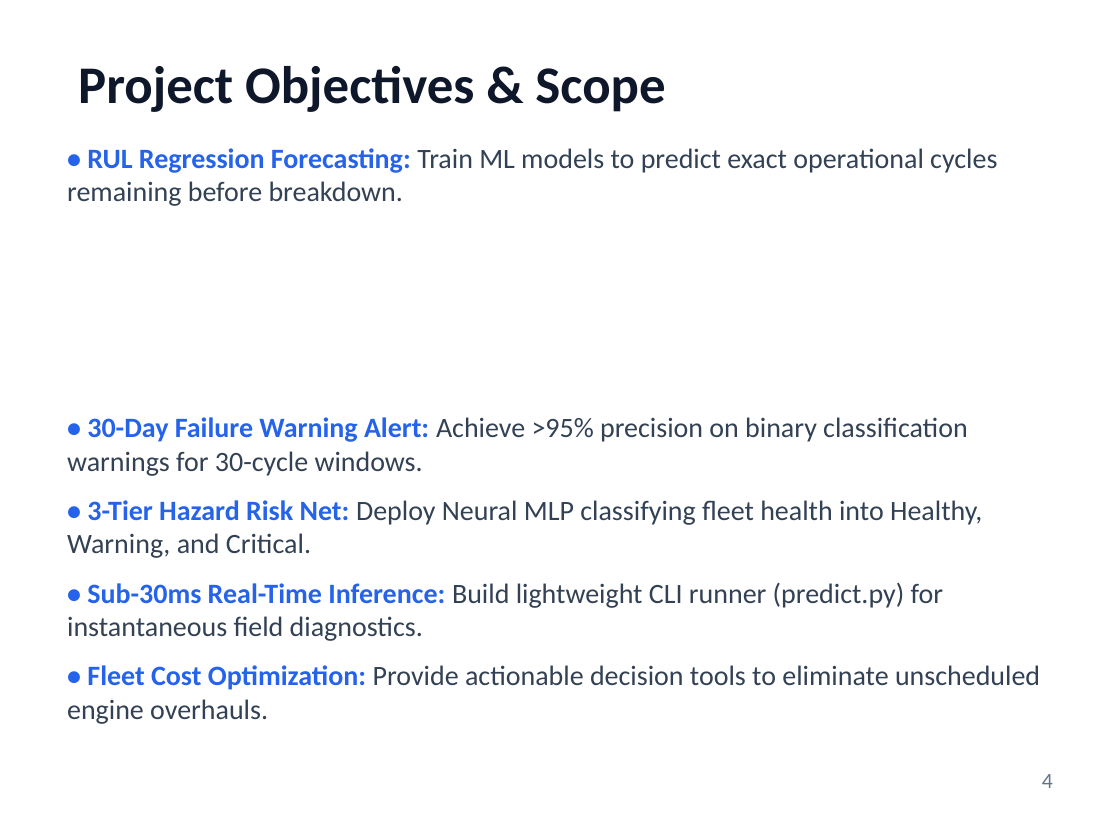
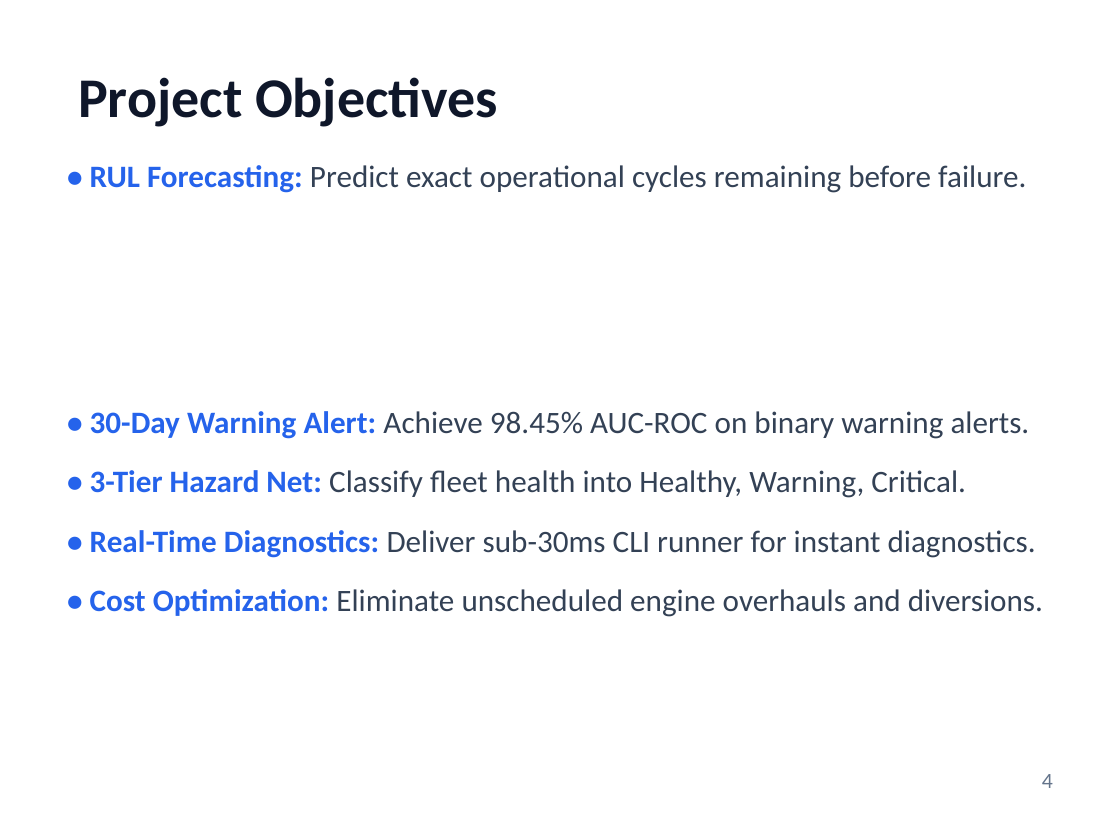
Before and after one commit to PiyushTiwari2051/Predictive-Master, a slide deck: slide 4 of Internship Presentation PPTs Template Final.pptx. Drawn at 1120x840 pixels with LibreOffice and Linux fonts; fonts in the diff are those of the drawing. Boxes give left, top, right and bottom in pixels: in the first picture for what was removed or moved away, otherwise in the second. Text is boxed around its words. In the diff, an @@ line names an element or a change of style, - is before the commit and + after.

```diff
--- a/Internship Presentation PPTs Template Final.pptx
+++ b/Internship Presentation PPTs Template Final.pptx
@@ text at (78, 77, 498, 127): text changed; size 34 to 36 pt @@
-Project Objectives & Scope
+Project Objectives
@@ text at (90, 165, 1043, 617): text changed; size 18 to 20 pt @@
-• RUL Regression Forecasting: Train ML models to predict exact operational cycles remaining before breakdown.
-• 30-Day Failure Warning Alert: Achieve >95% precision on binary classification warnings for 30-cycle windows.
-• 3-Tier Hazard Risk Net: Deploy Neural MLP classifying fleet health into Healthy, Warning, and Critical.
-• Sub-30ms Real-Time Inference: Build lightweight CLI runner (predict.py) for instantaneous field diagnostics.
-• Fleet Cost Optimization: Provide actionable decision tools to eliminate unscheduled engine overhauls.
+• RUL Forecasting: Predict exact operational cycles remaining before failure.
+• 30-Day Warning Alert: Achieve 98.45% AUC-ROC on binary warning alerts.
+• 3-Tier Hazard Net: Classify fleet health into Healthy, Warning, Critical.
+• Real-Time Diagnostics: Deliver sub-30ms CLI runner for instant diagnostics.
+• Cost Optimization: Eliminate unscheduled engine overhauls and diversions.
```
Also in this commit, not shown: 15 other slides changed, 1 other file.
